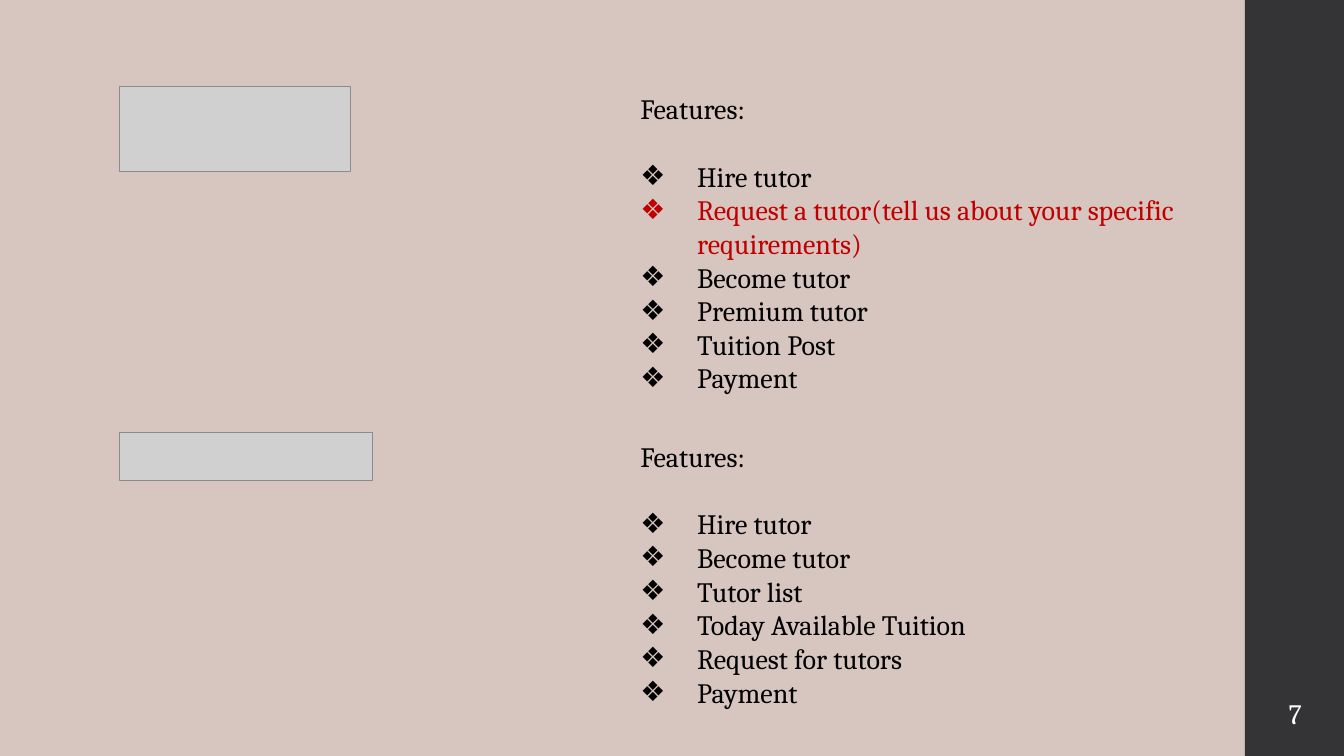
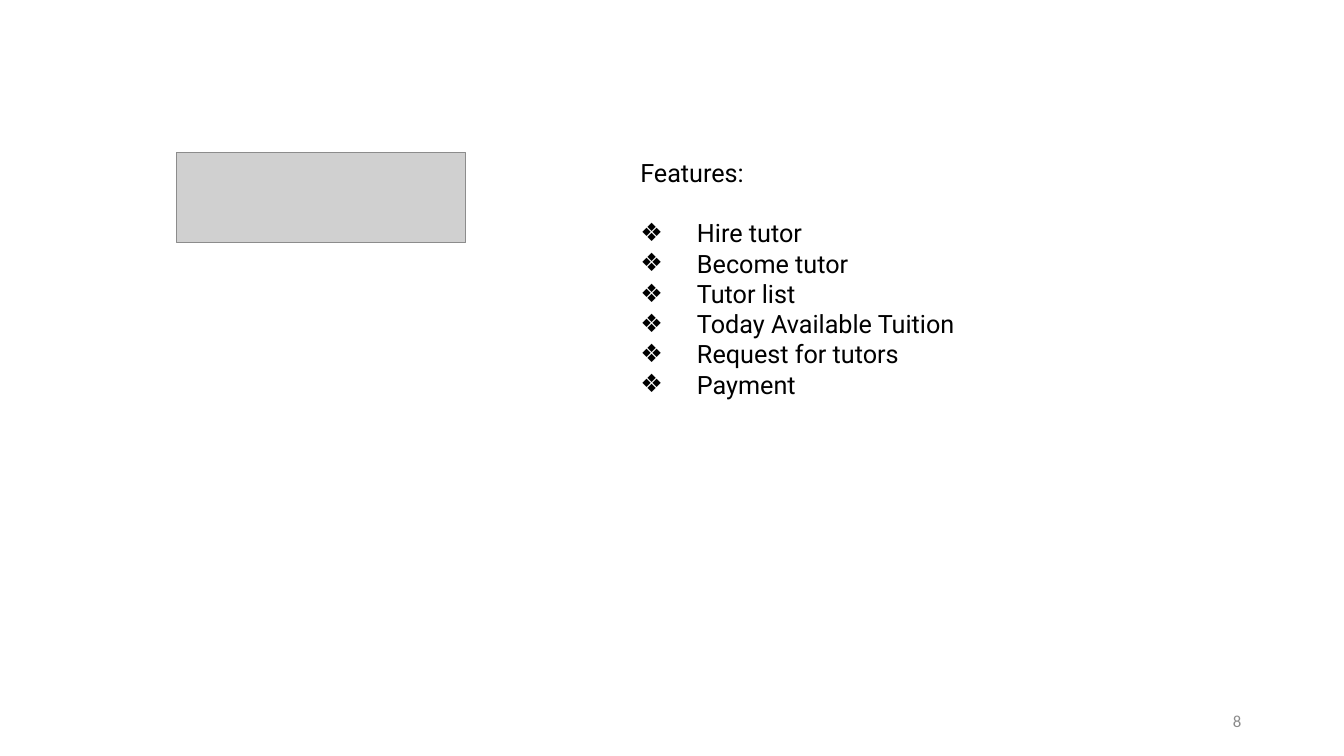
Before and after one commit to rayhanalshorif133/MSCSE-UIU, a slide deck: slide 8 of CSE-6159-SSA/ProTutorBD_OLD.pptx (slide 7 before the commit). Drawn at 1344x756 pixels with LibreOffice and Linux fonts; fonts in the diff are those of the drawing; grey boxes stand for pictures. Boxes give left, top, right and bottom in pixels: in the first picture for what was removed or moved away, otherwise in the second. Text is boxed around its words. In the diff, an @@ line names an element or a change of style, - is before the commit and + after.

```diff
--- a/CSE-6159-SSA/ProTutorBD_OLD.pptx
+++ b/CSE-6159-SSA/ProTutorBD_OLD.pptx
@@ background #D7C5BF to #FFFFFF @@
@@ rectangle removed at (1245, 0, 1344, 756) @@
@@ picture removed at (120, 87, 351, 171) @@
@@ text removed at (640, 100, 1174, 394) @@
-Features:
-❖ Hire tutor
-❖ Request a tutor(tell us about your specific requirements)
-❖ Become tutor
-❖ Premium tutor
-❖ Tuition Post
-❖ Payment
@@ picture: place and size @@
-picture at (120, 433, 373, 480)
+picture at (176, 152, 466, 243)
@@ text "Features:": place and size @@
-text "Features:" at (640, 448, 966, 709)
+text "Features:" at (640, 164, 954, 400)
@@ text "Features:" at (640, 164, 954, 400): size 20 to 18 pt, font Cambria to Roboto @@
@@ page number added at (1233, 715, 1241, 727), 12 pt, text #8C8C8C @@
+8
@@ page number removed at (1289, 705, 1302, 724) @@
-7
```
Also in this commit, not shown: 8 other slides changed, 5 slides added, 8 slides removed, 3 other files.
